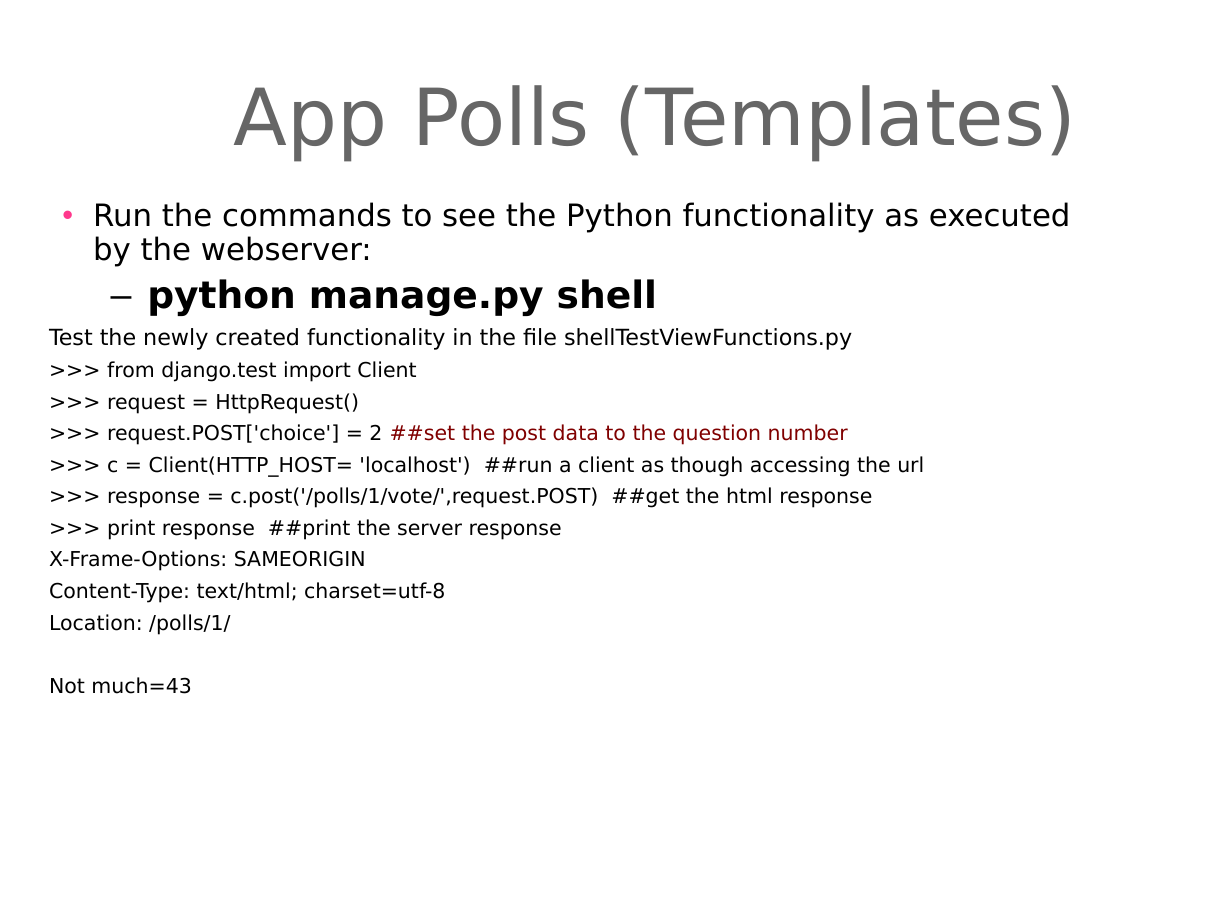
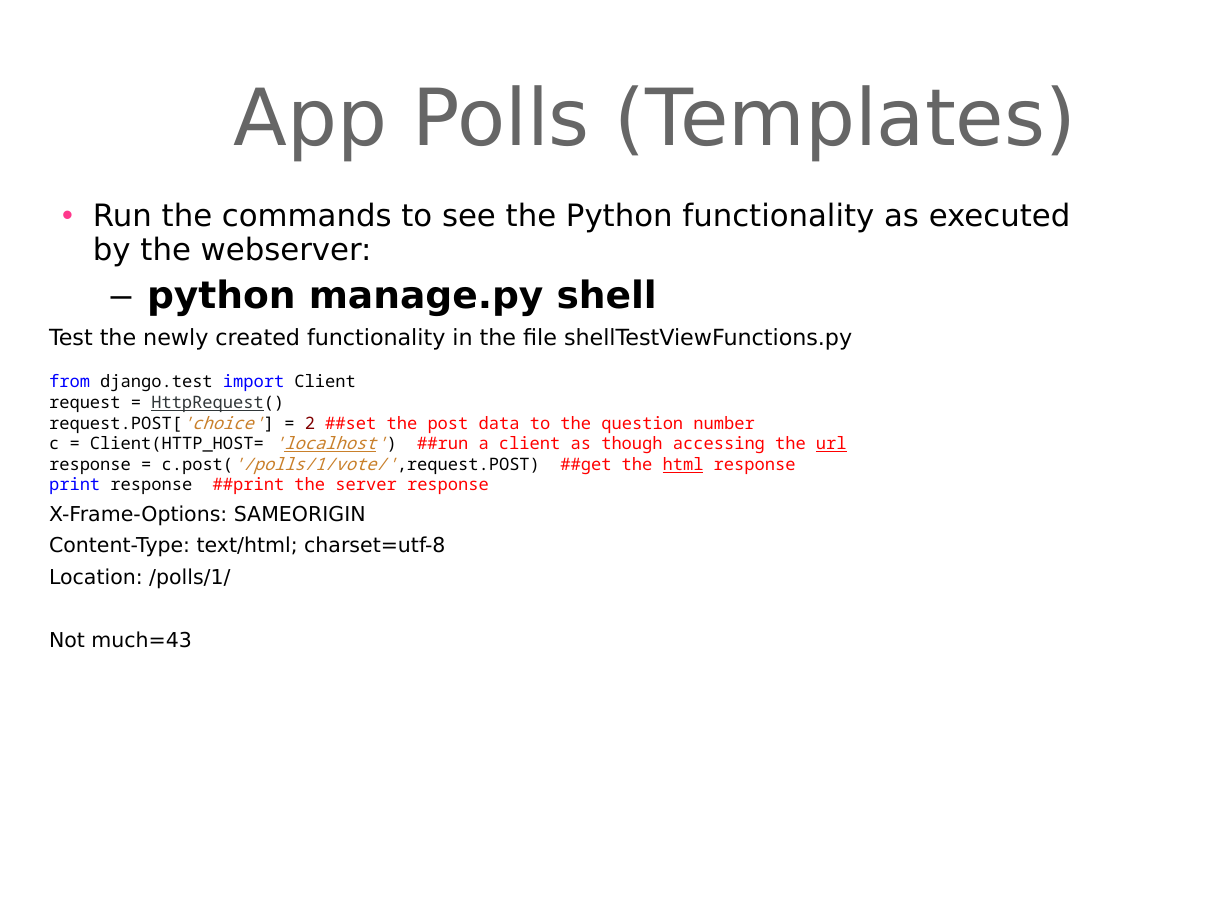
Before and after one commit to derekawilson72/CodeIT-viz-prj, a slide deck: slide 6 of Presentations/djangointroduction-Lesson05.ppt. Drawn at 1232x924 pixels with LibreOffice and Linux fonts; fonts in the diff are those of the drawing; background and template pictures are left out. Boxes give left, top, right and bottom in pixels: in the first picture for what was removed or moved away, otherwise in the second. Text is boxed around its words. In the diff, an @@ line names an element or a change of style, - is before the commit and + after.

```diff
--- a/Presentations/djangointroduction-Lesson05.ppt
+++ b/Presentations/djangointroduction-Lesson05.ppt
@@ text at <box>49,374,847,494</box>: text changed; size 12 to 10 pt; font DejaVu Sans to Noto Sans Mono; text colour #000000 to #FF0000 @@
->>> from django.test import Client
->>> request = HttpRequest()
->>> request.POST['choice'] = 2 ##set the post data to the question number
->>> c = Client(HTTP_HOST= 'localhost') ##run a client as though accessing the url
->>> response = c.post('/polls/1/vote/',request.POST) ##get the html response
->>> print response ##print the server response
+from django.test import Client
+request = HttpRequest()
+request.POST['choice'] = 2 ##set the post data to the question number
+c = Client(HTTP_HOST= 'localhost') ##run a client as though accessing the url
+response = c.post('/polls/1/vote/',request.POST) ##get the html response
+print response ##print the server response
```
Also in this commit, not shown: 2 other slides changed, 3 other files.
